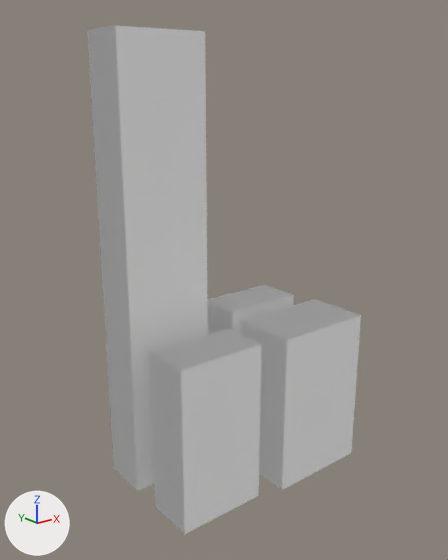
A saved change to the glTF model assets/models/city_block_12345_6_12.glb.
One viewpoint serves both versions: a camera (50 mm lens) standing at (-6.84, -8.37, 7.16) and looking at (-0.14, 0.02, 3.8). The lights are fixed; the arrows at lower left show +X, +Y and +Z. The older version comes first.

The first picture shows 'block_12'.
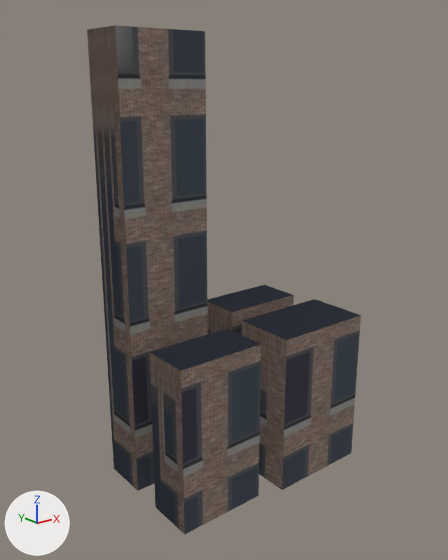
Where the change shows, as pixel boxes [x1, y1, x2, y2] in the pictures (448 x 560 px):
'block_12', recoloured, surface changed (darker): [87, 25, 361, 534] in both
part 1 of me_block_12, recoloured (darker): [87, 25, 208, 491] in both
part 2 of me_block_12, recoloured (darker): [149, 329, 261, 534] in both
part 3 of me_block_12, recoloured (darker): [207, 285, 294, 334] in both
part 4 of me_block_12, recoloured (darker): [241, 299, 361, 490] in both
part 5 of me_block_12, surface changed (darker): [87, 25, 361, 534] in both

The change in detail:
Picture 'Image_0' (img_image_0) is new.
Material 'tier1.003' (mat_tier1_003) is new.
Its texture is img_image_0.
Its roughness is 0.9.
Material 'tier1.002' (mat_tier1_002) is new.
Its texture is img_image_0.
Its roughness is 0.9.
Material 'tier1' (mat_tier1) is new.
Its texture is img_image_0.
Its roughness is 0.9.
Material 'tier1.001' (mat_tier1_001) is new.
Its texture is img_image_0.
Its roughness is 0.9.
me_block_12 has 32 vertices, 48 faces and spans x -1.95..2.1, y -1.35..1.2, z 0.0..8.0.
me_block_12 is used by ob_block_12; location (0.0, 0.0, 0.0).
me_block_12 part 1: all 12 faces centred in x -1.95..-0.3, y 0.3..1.2, z 0.0..8.0 switch from mat_default (white #ffffff) to mat_tier1 (picture img_image_0).
me_block_12 part 2: all 12 faces centred in x -1.95..-0.3, y -1.2..-0.3, z 0.0..3.0 switch from mat_default (white #ffffff) to mat_tier1_001 (picture img_image_0).
me_block_12 part 3: all 12 faces centred in x 0.3..1.95, y 0.3..1.2, z 0.0..3.0 switch from mat_default (white #ffffff) to mat_tier1_002 (picture img_image_0).
me_block_12 part 4: all 12 faces centred in x 0.15..2.1, y -1.35..-0.15, z 0.0..3.0 switch from mat_default (white #ffffff) to mat_tier1_003 (picture img_image_0).
me_block_12 part 5: texture (UV) coordinates of 48 of 48 faces, centred in x -1.95..2.1, y -1.35..1.2, z 0.0..8.0, changed; they spanned u 0.0..0.0, v 0.0..0.0 and now span u 0.0..0.16, v 0.0..0.67.
